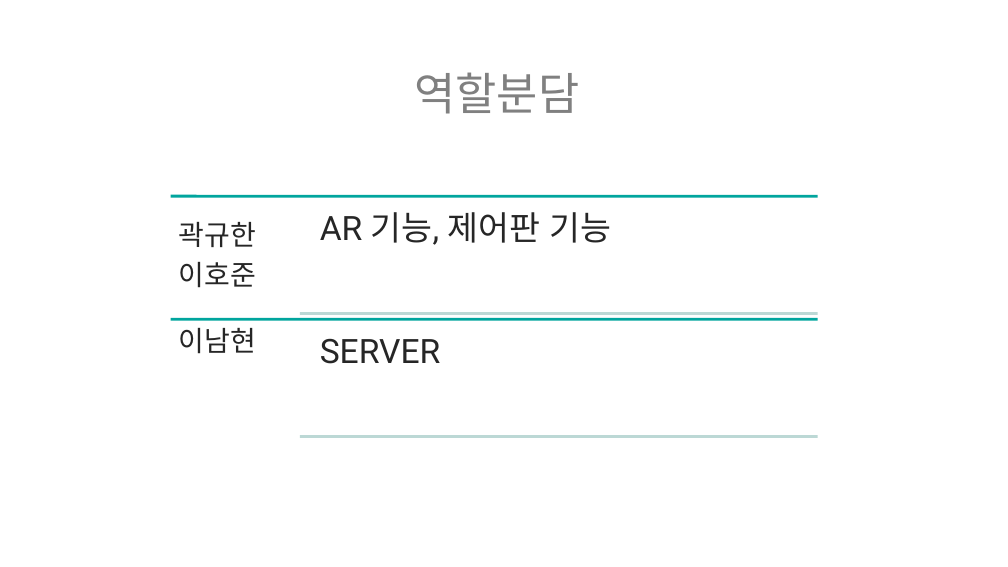
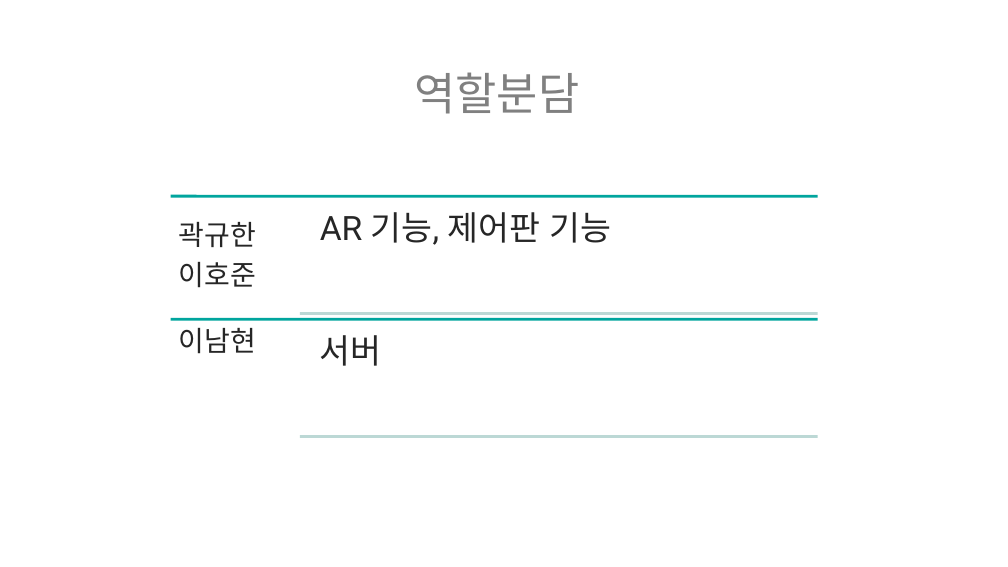
Before and after one commit to ptyoiy/ARwork, a slide deck: slide 22 of 호남-발표자료.pptx. Drawn at 1008x567 pixels with LibreOffice and Linux fonts; fonts in the diff are those of the drawing. Boxes give left, top, right and bottom in pixels: in the first picture for what was removed or moved away, otherwise in the second. Text is boxed around its words. In the diff, an @@ line names an element or a change of style, - is before the commit and + after.

```diff
--- a/호남-발표자료.pptx
+++ b/호남-발표자료.pptx
@@ text at (x1=320, y1=335, x2=382, y2=366): text changed @@
-SERVER
+서버
```
Also in this commit, not shown: 10 other slides changed, 1 other file.
